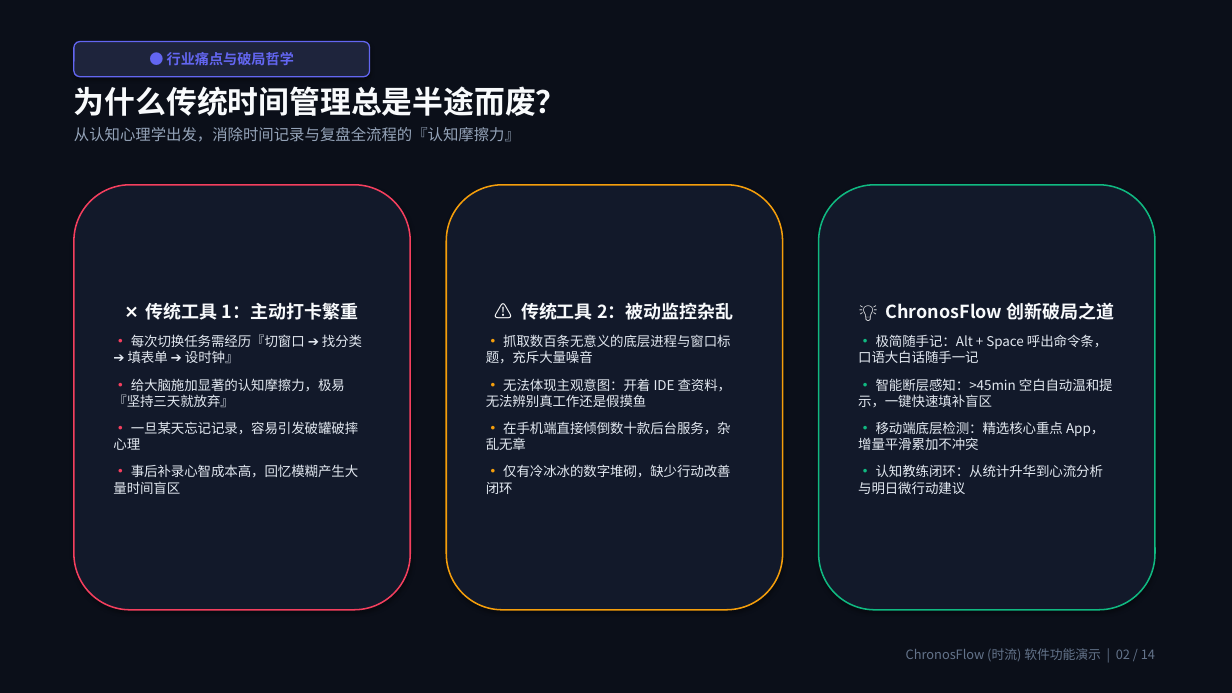
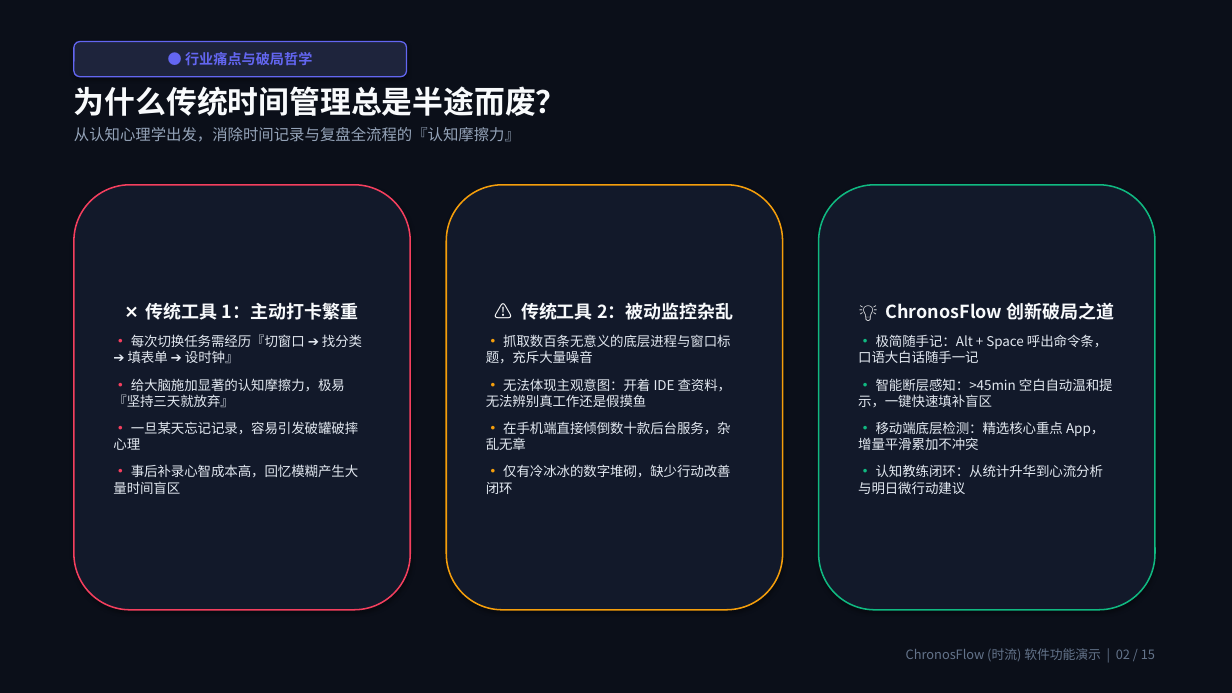
Before and after one commit to Citrus0914/ChronosFlow, a slide deck: slide 2 of 演示文稿/ChronosFlow软件功能全景介绍.pptx. Drawn at 1232x693 pixels with LibreOffice and Linux fonts; fonts in the diff are those of the drawing. Boxes give left, top, right and bottom in pixels: in the first picture for what was removed or moved away, otherwise in the second. Text is boxed around its words. In the diff, an @@ line names an element or a change of style, - is before the commit and + after.

```diff
--- a/演示文稿/ChronosFlow软件功能全景介绍.pptx
+++ b/演示文稿/ChronosFlow软件功能全景介绍.pptx
@@ rounded rectangle "● 行业痛点与破局哲学": place and size @@
-rounded rectangle "● 行业痛点与破局哲学" at <box>74,42,370,77</box>
+rounded rectangle "● 行业痛点与破局哲学" at <box>74,42,407,77</box>
@@ text at <box>906,648,1155,661</box>: text changed @@
-ChronosFlow (时流) 软件功能演示 | 02 / 14
+ChronosFlow (时流) 软件功能演示 | 02 / 15
```
Also in this commit, not shown: 13 other slides changed, 1 slide added, 3 other files.
